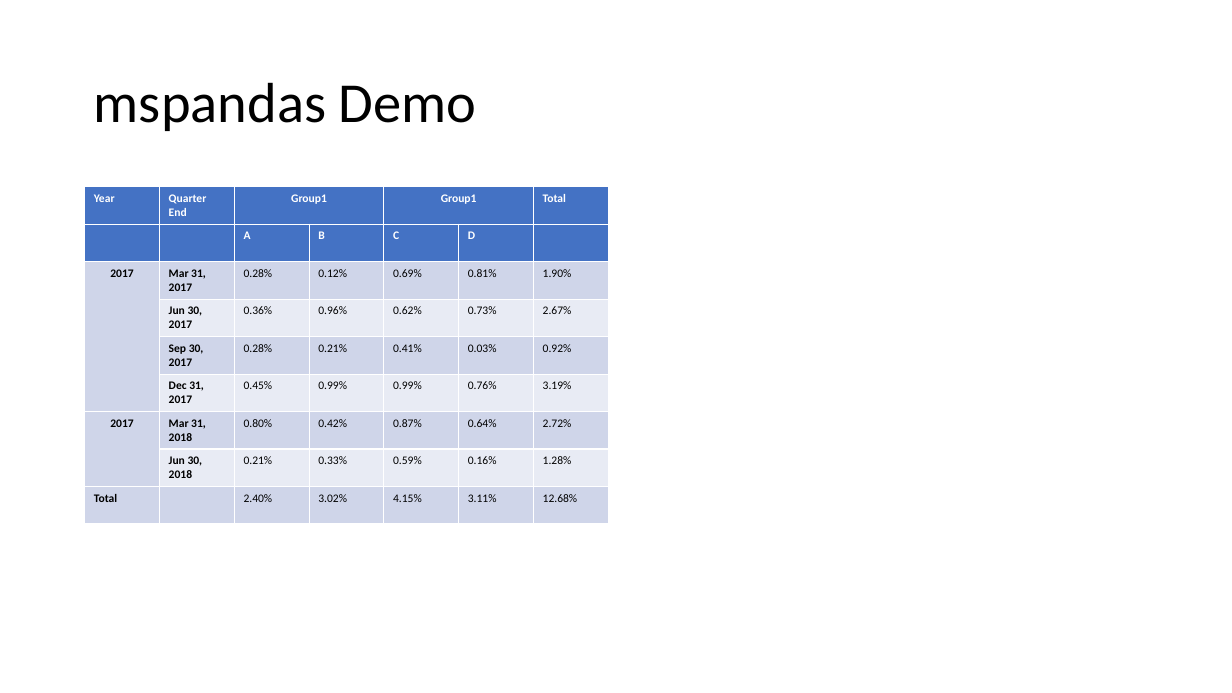
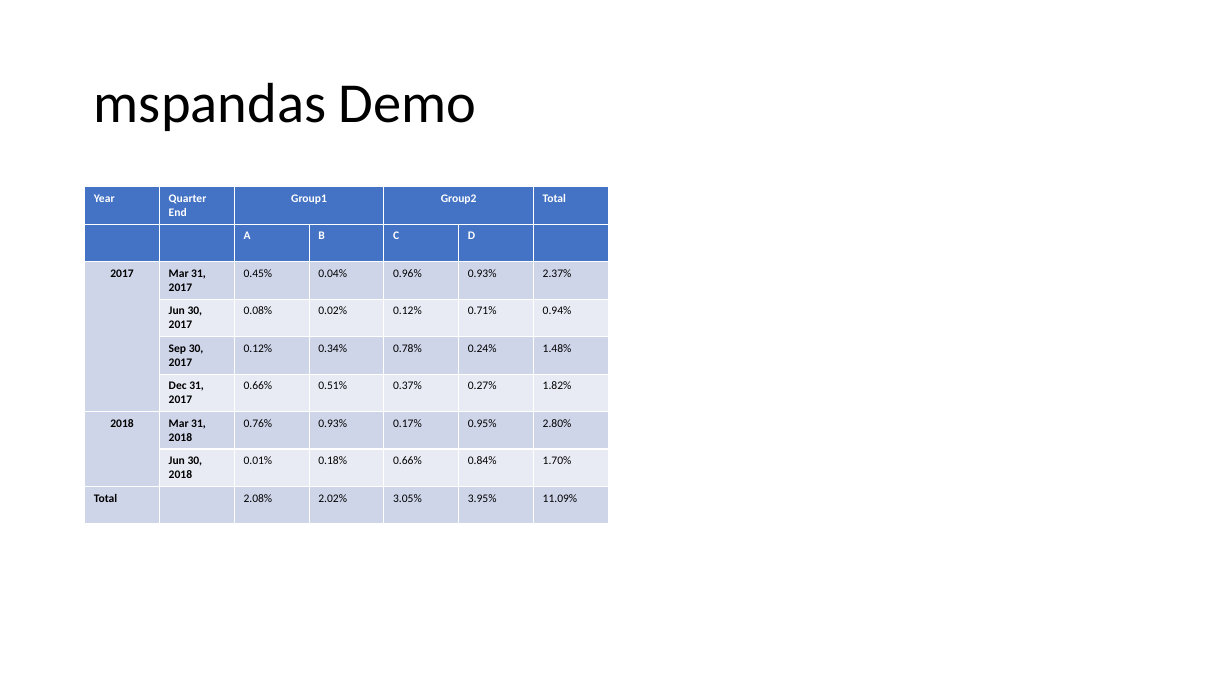
Before and after one commit to knanne/mspandas, a slide deck: slide 1 of examples/example_report.pptx. Drawn at 1232x693 pixels with LibreOffice and Linux fonts; fonts in the diff are those of the drawing. Boxes give left, top, right and bottom in pixels: in the first picture for what was removed or moved away, otherwise in the second. Text is boxed around its words. In the diff, an @@ line names an element or a change of style, - is before the commit and + after.

```diff
--- a/examples/example_report.pptx
+++ b/examples/example_report.pptx
@@ table at <box>85,187,609,524</box> @@
-row 1, column 5: Group1
+row 1, column 5: Group2
-row 3: 2017 | Mar 31, 2017 | 0.28% | 0.12% | 0.69% | 0.81% | 1.90%
+row 3: 2017 | Mar 31, 2017 | 0.45% | 0.04% | 0.96% | 0.93% | 2.37%
-row 4: 2017 | Jun 30, 2017 | 0.36% | 0.96% | 0.62% | 0.73% | 2.67%
+row 4: 2017 | Jun 30, 2017 | 0.08% | 0.02% | 0.12% | 0.71% | 0.94%
-row 5: 2017 | Sep 30, 2017 | 0.28% | 0.21% | 0.41% | 0.03% | 0.92%
+row 5: 2017 | Sep 30, 2017 | 0.12% | 0.34% | 0.78% | 0.24% | 1.48%
-row 6:  | Dec 31, 2017 | 0.45% | 0.99% | 0.99% | 0.76% | 3.19%
+row 6:  | Dec 31, 2017 | 0.66% | 0.51% | 0.37% | 0.27% | 1.82%
-row 7: 2017 | Mar 31, 2018 | 0.80% | 0.42% | 0.87% | 0.64% | 2.72%
+row 7: 2018 | Mar 31, 2018 | 0.76% | 0.93% | 0.17% | 0.95% | 2.80%
-row 8:  | Jun 30, 2018 | 0.21% | 0.33% | 0.59% | 0.16% | 1.28%
+row 8:  | Jun 30, 2018 | 0.01% | 0.18% | 0.66% | 0.84% | 1.70%
-row 9: Total |  | 2.40% | 3.02% | 4.15% | 3.11% | 12.68%
+row 9: Total |  | 2.08% | 2.02% | 3.05% | 3.95% | 11.09%
```
Also in this commit, not shown: 3 other files.
